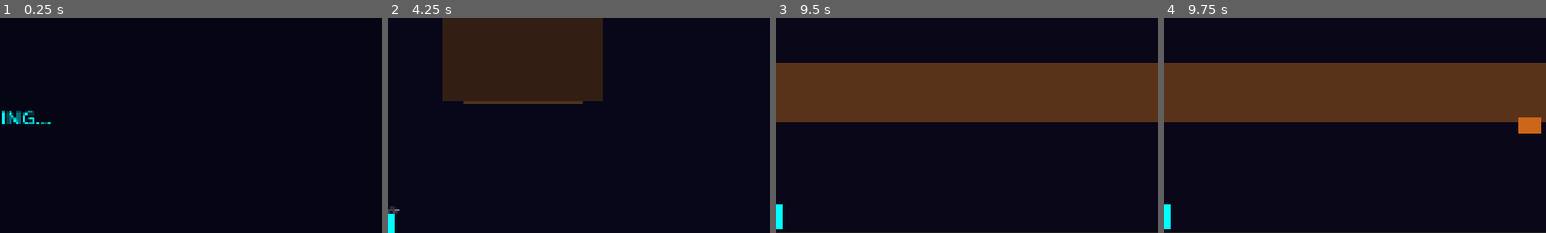
Above: before the commit, frames 1-4 (left to right).
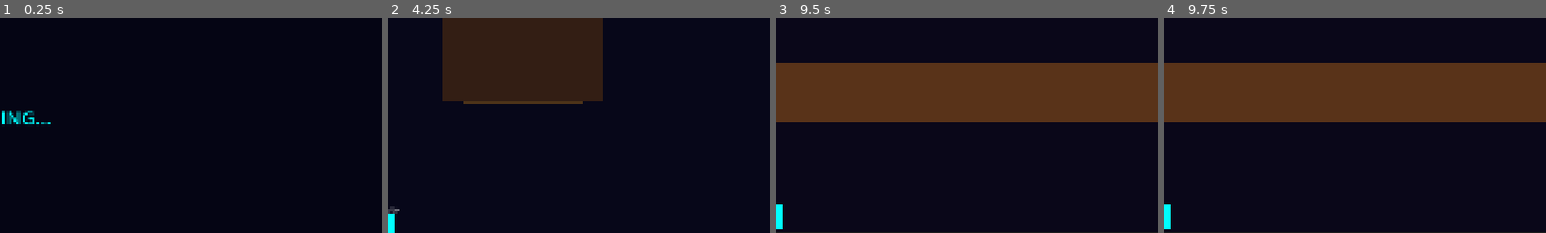
Above: after the commit, the same moments.

Repository: ravvikiran/AlleyCatGame
Game: Godot game, scene res://scenes/main.tscn
The game is run twice, just before and just after one commit, with the same random seed, the same clock (stepped at 60 frames per second) and the same inputs.
Inputs (mouse positions are % of the whole screen's width and height, from its top left):
- Up to frame 1 (0.25 s): no input
- Up to frame 2 (4.25 s): tap Enter at 0.5 s; move the mouse to (72, 45) at 0.52 s; click (72, 45) at 0.67 s; click (50, 41) at 1.27 s; type "Alex" at 1.35 s; click (50, 51) at 1.5 s; type "12" at 1.58 s; click "START PLAYING" at 2 s; click "START PLAYING" at 2.75 s; click "Skip (Play as Guest)" at 3.5 s
- Up to frame 3 (9.5 s): click "SKIP TUTORIAL →" at 4.25 s; tap Space at 5, 6.5, 8.75 s; drag from (30, 55) to (13, 6) at 5.02 s; tap Enter at 5.75, 7.25 s; move the mouse to (60, 28) at 5.77 s; click (60, 28) at 5.92 s; drag from (45, 70) to (28, 6) at 6.52 s; move the mouse to (80, 65) at 7.27 s; click (80, 65) at 7.42 s; drag from (20, 35) to (42, 6) at 8.02 s; move the mouse to (55, 50) at 8.77 s; click (55, 50) at 8.92 s
- Up to frame 4 (9.75 s): drag from (35, 25) to (57, 6) at 9.52 s
The pictures show only the part of the screen within x 50-100%, y 27-77%; the shares and areas given below are measured in that part.

Frames 1-3 are identical in both runs. In frame 4, 0.5% of the frame differs, in the area x 92-99%, y 46-54%.
Error after the commit: Parse Error: Cannot return value of type "ColorRect" because the function return type is "Node2D". (res://scripts/autoloads/visual_factory.gd:58)

Commit message:
feat(assets): Add asset naming convention and establish procedural visual factory
- Add ASSET_NAMING.md with comprehensive asset organization guide for sprites, audio, and VFX
- Create directory structure with .gdkeep files for assets/sprites/characters, entities, tilesets, and vfx
- Add visual_factory.gd and procedural visual generators (bird, broom, cat, dog, mouse, spider) for fallback asset rendering
- Add asset_loader.gd autoload for centralized asset management and loading
- Generate .uid files for all scripts and autoload singletons to ensure proper resource referencing
- Update hazard_spawner.gd and minigame_room_base.gd to integrate with asset system
- Update audio_manager.gd and difficulty_manager.gd with proper UID registration
- Enables seamless asset drop-in without code modifications while maintaining procedural rendering fallbacks

Diff:
--- a/project.godot
+++ b/project.godot
@@ -25,6 +25,8 @@
 [autoload]
 
 SaveManager="*res://scripts/autoloads/save_manager.gd"
+AssetLoader="*res://scripts/autoloads/asset_loader.gd"
+VisualFactory="*res://scripts/autoloads/visual_factory.gd"
 PlaceholderAssets="*res://scripts/autoloads/placeholder_assets.gd"
 GameManager="*res://scripts/autoloads/game_manager.gd"
 DifficultyManager="*res://scripts/autoloads/difficulty_manager.gd"
--- a/scripts/alleyway/hazard_spawner.gd
+++ b/scripts/alleyway/hazard_spawner.gd
@@ -36,11 +36,8 @@
 	var dog := CharacterBody2D.new()
 	dog.name = "Dog"
 
-	# Visual placeholder
-	var visual := ColorRect.new()
-	visual.color = Color(0.8, 0.4, 0.1, 1)
-	visual.size = Vector2(60, 40)
-	visual.position = Vector2(-30, -20)
+	# Visual from VisualFactory (loads real sprite or draws procedural dog)
+	var visual: Node2D = VisualFactory.create_entity_visual("dog", Color(0.8, 0.4, 0.1), Vector2(60, 40))
 	dog.add_child(visual)
 
 	var collision := CollisionShape2D.new()
--- /dev/null
+++ b/scripts/autoloads/asset_loader.gd
@@ -0,0 +1,157 @@
+extends Node
+## AssetLoader - Plug-and-play asset loading system (Autoload Singleton).
+## Loads real assets from res://assets/ folders when available.
+## Falls back gracefully to null (callers use procedural placeholders).
+## Caches all loaded resources to avoid reloading.
+
+var _cache: Dictionary = {}
+var _missing_logged: Dictionary = {}  # Track which missing assets we've already warned about
+
+
+# --- Sprite / Texture Loading ---
+
+func load_texture(relative_path: String) -> Texture2D:
+	## Load a texture from res://assets/{relative_path}
+	## Returns null if not found (caller should fall back to placeholder).
+	var full_path := "res://assets/" + relative_path
+	return _load_resource(full_path) as Texture2D
+
+
+func load_sprite_frames(relative_path: String) -> SpriteFrames:
+	## Load a SpriteFrames resource (.tres) from res://assets/{relative_path}
+	var full_path := "res://assets/" + relative_path
+	return _load_resource(full_path) as SpriteFrames
+
+
+# --- Scene Loading (for complex objects with multiple nodes) ---
+
+func load_scene(relative_path: String) -> PackedScene:
+	## Load a scene (.tscn) from res://assets/{relative_path}
+	var full_path := "res://assets/" + relative_path
+	return _load_resource(full_path) as PackedScene
+
+
+# --- Audio Loading ---
+
+func load_audio(relative_path: String) -> AudioStream:
+	## Load an audio stream (.ogg or .wav) from res://assets/{relative_path}
+	var full_path := "res://assets/" + relative_path
+	return _load_resource(full_path) as AudioStream
+
+
+func load_music(track_name: String) -> AudioStream:
+	## Shortcut: Load from assets/audio/music/{track_name}.ogg
+	return load_audio("audio/music/%s.ogg" % track_name)
+
+
+func load_sfx(sound_name: String) -> AudioStream:
+	## Shortcut: Load from assets/audio/sfx/{sound_name}.ogg
+	## Falls back to .wav if .ogg not found.
+	var stream := load_audio("audio/sfx/%s.ogg" % sound_name)
+	if stream == null:
+		stream = load_audio("audio/sfx/%s.wav" % sound_name)
+	return stream
+
+
+# --- Character Sprite Loading ---
+
+func load_character_texture(character_id: String, state: String = "idle") -> Texture2D:
+	## Load character sprite: assets/sprites/characters/{character_id}_{state}.png
+	var path := "sprites/characters/%s_%s.png" % [character_id.to_lower(), state.to_lower()]
+	return load_texture(path)
+
+
+func load_character_spriteframes(character_id: String) -> SpriteFrames:
+	## Load full animation set: assets/sprites/characters/{character_id}.tres
+	var path := "sprites/characters/%s.tres" % character_id.to_lower()
+	return load_sprite_frames(path)
+
+
+# --- Entity Sprite Loading ---
+
+func load_entity_texture(entity_id: String) -> Texture2D:
+	## Load entity sprite: assets/sprites/entities/{entity_id}.png
+	var path := "sprites/entities/%s.png" % entity_id.to_lower()
+	return load_texture(path)
+
+
+# --- Environment Loading ---
+
+func load_environment_texture(env_name: String) -> Texture2D:
+	## Load environment art: assets/sprites/environments/{env_name}.png
+	var path := "sprites/environments/%s.png" % env_name.to_lower()
+	return load_texture(path)
+
+
+func load_tileset(tileset_name: String) -> TileSet:
+	## Load a tileset: assets/tilesets/{tileset_name}.tres
+	var full_path := "res://assets/tilesets/%s.tres" % tileset_name.to_lower()
+	return _load_resource(full_path) as TileSet
+
+
+# --- UI Loading ---
+
+func load_ui_texture(element_name: String) -> Texture2D:
+	## Load UI element: assets/sprites/ui/{element_name}.png
+	var path := "sprites/ui/%s.png" % element_name.to_lower()
+	return load_texture(path)
+
+
+# --- VFX Loading ---
+
+func load_vfx(effect_name: String) -> PackedScene:
+	## Load VFX scene: assets/vfx/{effect_name}.tscn
+	var path := "vfx/%s.tscn" % effect_name.to_lower()
+	return load_scene(path)
+
+
+# --- Utility ---
+
+func preload_folder(folder_path: String) -> void:
+	## Preload all resources in a folder into the cache.
+	var full_path := "res://assets/" + folder_path
+	var dir := DirAccess.open(full_path)
+	if dir == null:
+		return
+	dir.list_dir_begin()
+	var file_name := dir.get_next()
+	while file_name != "":
+		if not dir.current_is_dir() and not file_name.ends_with(".import"):
+			var resource_path := full_path + "/" + file_name
+			_load_resource(resource_path)
+		file_name = dir.get_next()
+	dir.list_dir_end()
+
+
+func clear_cache() -> void:
+	## Clear the resource cache (useful when hot-reloading assets during development).
+	_cache.clear()
+	_missing_logged.clear()
+
+
+func is_asset_available(relative_path: String) -> bool:
+	## Check if an asset exists without loading it.
+	var full_path := "res://assets/" + relative_path
+	return ResourceLoader.exists(full_path)
+
+
+# --- Internal ---
+
+func _load_resource(full_path: String) -> Resource:
+	# Check cache first
+	if _cache.has(full_path):
+		return _cache[full_path]
+
+	# Check if file exists
+	if not ResourceLoader.exists(full_path):
+		if not _missing_logged.has(full_path):
+			_missing_logged[full_path] = true
+			if OS.is_debug_build():
+				push_warning("AssetLoader: Asset not found: %s — using placeholder" % full_path)
+		return null
+
+	# Load and cache
+	var resource: Resource = load(full_path)
+	if resource:
+		_cache[full_path] = resource
+	return resource
--- a/scripts/autoloads/audio_manager.gd
+++ b/scripts/autoloads/audio_manager.gd
@@ -61,11 +61,17 @@
 		push_warning("AudioManager: Unknown SFX clip '%s'" % clip_name)
 		return
 
-	var path: String = SFX_CLIPS[clip_name]
-	var stream: AudioStream = load(path) if ResourceLoader.exists(path) else null
+	# Try loading from AssetLoader first (real assets)
+	var stream: AudioStream = AssetLoader.load_sfx(clip_name)
+
+	# Fall back to built-in path
 	if stream == null:
-		# Silently skip missing audio files (placeholder phase)
-		return
+		var path: String = SFX_CLIPS[clip_name]
+		if ResourceLoader.exists(path):
+			stream = load(path)
+
+	if stream == null:
+		return  # Silent fallback — no audio available
 
 	var player: AudioStreamPlayer = _sfx_pool[_sfx_pool_index]
 	_sfx_pool_index = (_sfx_pool_index + 1) % SFX_POOL_SIZE
@@ -78,14 +84,16 @@
 	if track_key == _current_music_key:
 		return
 
-	if not MUSIC_TRACKS.has(track_key):
-		push_warning("AudioManager: Unknown music track '%s'" % track_key)
-		return
+	# Try loading from AssetLoader first (real assets)
+	var stream: AudioStream = AssetLoader.load_music(track_key)
 
-	var path: String = MUSIC_TRACKS[track_key]
-	var stream: AudioStream = load(path) if ResourceLoader.exists(path) else null
+	# Fall back to built-in path
+	if stream == null and MUSIC_TRACKS.has(track_key):
+		var path: String = MUSIC_TRACKS[track_key]
+		if ResourceLoader.exists(path):
+			stream = load(path)
+
 	if stream == null:
-		# Silently skip missing music files (placeholder phase)
 		stop_music()
 		return
 
--- a/scripts/autoloads/difficulty_manager.gd
+++ b/scripts/autoloads/difficulty_manager.gd
@@ -37,7 +37,8 @@
 
 func advance_tier() -> void:
 	if current_tier < DifficultyTier.ALLEY_CAT:
-		current_tier = (current_tier + 1) as DifficultyTier
+		@warning_ignore("int_as_enum_without_cast")
+		current_tier = current_tier + 1
 		difficulty_changed.emit(current_tier)
 
 
--- /dev/null
+++ b/scripts/autoloads/visual_factory.gd
@@ -0,0 +1,114 @@
+extends Node
+## VisualFactory - Creates visual nodes for game entities.
+## Uses AssetLoader to load real sprites when available.
+## Falls back to procedural colored shapes (the current blocks) when no assets exist.
+
+# --- Character Visuals ---
+
+func create_freddy_visual() -> Node2D:
+	## Create Freddy's visual. Uses real sprite if available, otherwise procedural cat shape.
+	var sprite_frames := AssetLoader.load_character_spriteframes("freddy")
+	if sprite_frames:
+		var sprite := AnimatedSprite2D.new()
+		sprite.sprite_frames = sprite_frames
+		sprite.play("idle")
+		return sprite
+
+	# Try single texture
+	var texture := AssetLoader.load_character_texture("freddy", "idle")
+	if texture:
+		var sprite := Sprite2D.new()
+		sprite.texture = texture
+		return sprite
+
+	# Procedural placeholder: cat-shaped
+	return _create_procedural_cat(Color(0, 1, 1, 1), Vector2(40, 60))
+
+
+func create_entity_visual(entity_id: String, fallback_color: Color, fallback_size: Vector2) -> Node2D:
+	## Generic entity visual loader. Works for dog, spider, mouse, eel, bird, etc.
+	var texture := AssetLoader.load_entity_texture(entity_id)
+	if texture:
+		var sprite := Sprite2D.new()
+		sprite.texture = texture
+		return sprite
+
+	# Try scene
+	var scene := AssetLoader.load_scene("sprites/entities/%s.tscn" % entity_id.to_lower())
+	if scene:
+		return scene.instantiate()
+
+	# Procedural fallback
+	return _create_procedural_entity(entity_id, fallback_color, fallback_size)
+
+
+func create_environment_visual(env_name: String, fallback_color: Color, fallback_size: Vector2) -> Node2D:
+	## Environment piece (window, fence, building, etc.)
+	var texture := AssetLoader.load_environment_texture(env_name)
+	if texture:
+		var sprite := Sprite2D.new()
+		sprite.texture = texture
+		return sprite
+
+	# Procedural fallback
+	var rect := ColorRect.new()
+	rect.color = fallback_color
+	rect.size = fallback_size
+	rect.position = -fallback_size / 2.0
+	return rect
+
+
+func create_ui_visual(element_name: String, fallback_color: Color, fallback_size: Vector2) -> Control:
+	## UI element (button, joystick base, etc.)
+	var texture := AssetLoader.load_ui_texture(element_name)
+	if texture:
+		var tex_rect := TextureRect.new()
+		tex_rect.texture = texture
+		tex_rect.custom_minimum_size = fallback_size
+		return tex_rect
+
+	# Procedural fallback
+	var rect := ColorRect.new()
+	rect.color = fallback_color
+	rect.custom_minimum_size = fallback_size
+	rect.size = fallback_size
+	return rect
+
+
+# --- Procedural Placeholder Generators ---
+
+func _create_procedural_cat(color: Color, size: Vector2) -> Node2D:
+	## Creates a recognizable cat shape using drawing.
+	var container := Node2D.new()
+	container.set_script(load("res://scripts/visuals/procedural_cat.gd"))
+	container.set_meta("color", color)
+	container.set_meta("size", size)
+	return container
+
+
+func _create_procedural_entity(entity_id: String, color: Color, size: Vector2) -> Node2D:
+	## Creates a shaped placeholder based on entity type.
+	var container := Node2D.new()
+
+	match entity_id.to_lower():
+		"dog", "running_dog":
+			container.set_script(load("res://scripts/visuals/procedural_dog.gd"))
+		"spider":
+			container.set_script(load("res://scripts/visuals/procedural_spider.gd"))
+		"mouse":
+			container.set_script(load("res://scripts/visuals/procedural_mouse.gd"))
+		"bird":
+			container.set_script(load("res://scripts/visuals/procedural_bird.gd"))
+		"broom", "magic_broom":
+			container.set_script(load("res://scripts/visuals/procedural_broom.gd"))
+		_:
+			# Generic colored rectangle with border
+			var rect := ColorRect.new()
+			rect.color = color
+			rect.size = size
+			rect.position = -size / 2.0
+			container.add_child(rect)
+
+	container.set_meta("color", color)
+	container.set_meta("size", size)
+	return container
--- a/scripts/player/freddy.gd
+++ b/scripts/player/freddy.gd
@@ -46,6 +46,8 @@
 
 func _ready() -> void:
 	add_to_group("player")
+	# Replace ColorRect placeholder with proper visual if available
+	_upgrade_visual()
 
 
 func _find_visual() -> Node:
@@ -54,6 +56,18 @@
 		if child is ColorRect or child is Sprite2D or child is AnimatedSprite2D:
 			return child
 	return null
+
+
+func _upgrade_visual() -> void:
+	## Replace the placeholder ColorRect with a proper visual from VisualFactory.
+	var new_visual: Node2D = VisualFactory.create_freddy_visual()
+	if new_visual:
+		# Remove old ColorRect placeholder
+		var old_visual := _find_visual()
+		if old_visual and old_visual is ColorRect:
+			old_visual.queue_free()
+		add_child(new_visual)
+		_sprite = new_visual
 
 
 func _physics_process(delta: float) -> void:
--- a/scripts/rooms/minigame_room_base.gd
+++ b/scripts/rooms/minigame_room_base.gd
@@ -108,11 +108,8 @@
 	broom.set_meta("speed", 180.0 * DifficultyManager.get_param("broom_speed"))
 	broom.set_meta("push_force", Vector2(400, -200))
 
-	# Visual
-	var visual := ColorRect.new()
-	visual.color = Color(0.6, 0.4, 0.2, 1)
-	visual.size = Vector2(20, 70)
-	visual.position = Vector2(-10, -35)
+	# Visual from VisualFactory
+	var visual: Node2D = VisualFactory.create_entity_visual("magic_broom", Color(0.6, 0.4, 0.2), Vector2(20, 70))
 	broom.add_child(visual)
 
 	var collision := CollisionShape2D.new()
@@ -186,11 +183,8 @@
 	var dog := CharacterBody2D.new()
 	dog.name = "RunningDog"
 
-	# Visual
-	var visual := ColorRect.new()
-	visual.color = Color(0.8, 0.4, 0.1, 1)
-	visual.size = Vector2(50, 30)
-	visual.position = Vector2(-25, -15)
+	# Visual from VisualFactory
+	var visual: Node2D = VisualFactory.create_entity_visual("running_dog", Color(0.8, 0.4, 0.1), Vector2(50, 30))
 	dog.add_child(visual)
 
 	var collision := CollisionShape2D.new()
--- /dev/null
+++ b/scripts/visuals/procedural_bird.gd
@@ -0,0 +1,41 @@
+extends Node2D
+## Draws a bird in flight.
+
+var color: Color = Color(0, 1, 0, 1)
+
+
+func _ready() -> void:
+	if has_meta("color"):
+		color = get_meta("color")
+
+
+func _draw() -> void:
+	# Body
+	draw_circle(Vector2(0, 0), 8, color)
+
+	# Head
+	draw_circle(Vector2(-10, -4), 5, color.lightened(0.1))
+
+	# Beak
+	draw_polygon(PackedVector2Array([
+		Vector2(-14, -4),
+		Vector2(-20, -3),
+		Vector2(-14, -2),
+	]), PackedColorArray([Color.ORANGE, Color.ORANGE, Color.ORANGE]))
+
+	# Eye
+	draw_circle(Vector2(-11, -5), 1.5, Color.BLACK)
+
+	# Wings (triangles)
+	draw_polygon(PackedVector2Array([
+		Vector2(-4, -2),
+		Vector2(4, -16),
+		Vector2(8, -2),
+	]), PackedColorArray([color.darkened(0.2), color.darkened(0.2), color.darkened(0.2)]))
+
+	# Tail feathers
+	draw_polygon(PackedVector2Array([
+		Vector2(8, -2),
+		Vector2(16, -6),
+		Vector2(14, 2),
+	]), PackedColorArray([color.darkened(0.1), color.darkened(0.1), color.darkened(0.1)]))
--- /dev/null
+++ b/scripts/visuals/procedural_broom.gd
@@ -0,0 +1,31 @@
+extends Node2D
+## Draws a broom shape.
+
+var color: Color = Color(0.6, 0.4, 0.2, 1)
+
+
+func _ready() -> void:
+	if has_meta("color"):
+		color = get_meta("color")
+
+
+func _draw() -> void:
+	# Handle (long thin rect)
+	draw_rect(Rect2(-3, -50, 6, 60), color)
+
+	# Bristles (triangle shape at bottom)
+	draw_polygon(PackedVector2Array([
+		Vector2(-12, 10),
+		Vector2(12, 10),
+		Vector2(8, 30),
+		Vector2(-8, 30),
+	]), PackedColorArray([
+		Color(0.8, 0.7, 0.3),
+		Color(0.8, 0.7, 0.3),
+		Color(0.6, 0.5, 0.2),
+		Color(0.6, 0.5, 0.2),
+	]))
+
+	# Bristle lines
+	for i in range(-8, 9, 4):
+		draw_line(Vector2(i, 10), Vector2(i * 0.7, 28), Color(0.5, 0.4, 0.1), 1.0)
--- /dev/null
+++ b/scripts/visuals/procedural_cat.gd
@@ -0,0 +1,84 @@
+extends Node2D
+## Draws a recognizable cat silhouette using Godot's _draw() method.
+## Much better than a flat rectangle!
+
+var color: Color = Color(0, 1, 1, 1)
+var body_width: float = 30.0
+var body_height: float = 40.0
+
+
+func _ready() -> void:
+	if has_meta("color"):
+		color = get_meta("color")
+	if has_meta("size"):
+		var s: Vector2 = get_meta("size")
+		body_width = s.x * 0.7
+		body_height = s.y * 0.6
+
+
+func _draw() -> void:
+	var dark := color.darkened(0.3)
+	var light := color.lightened(0.2)
+
+	# Body (oval)
+	var body_rect := Rect2(-body_width / 2, -body_height * 0.2, body_width, body_height)
+	draw_rect(body_rect, color)
+
+	# Head (circle)
+	var head_radius := body_width * 0.45
+	var head_center := Vector2(0, -body_height * 0.45)
+	draw_circle(head_center, head_radius, color)
+
+	# Ears (triangles)
+	var ear_size := head_radius * 0.6
+	# Left ear
+	draw_polygon(PackedVector2Array([
+		head_center + Vector2(-head_radius * 0.6, -head_radius * 0.3),
+		head_center + Vector2(-head_radius * 0.9, -head_radius * 1.1),
+		head_center + Vector2(-head_radius * 0.1, -head_radius * 0.7),
+	]), PackedColorArray([color, color, color]))
+	# Right ear
+	draw_polygon(PackedVector2Array([
+		head_center + Vector2(head_radius * 0.6, -head_radius * 0.3),
+		head_center + Vector2(head_radius * 0.9, -head_radius * 1.1),
+		head_center + Vector2(head_radius * 0.1, -head_radius * 0.7),
+	]), PackedColorArray([color, color, color]))
+
+	# Inner ears
+	draw_polygon(PackedVector2Array([
+		head_center + Vector2(-head_radius * 0.55, -head_radius * 0.4),
+		head_center + Vector2(-head_radius * 0.75, -head_radius * 0.9),
+		head_center + Vector2(-head_radius * 0.2, -head_radius * 0.6),
+	]), PackedColorArray([dark, dark, dark]))
+	draw_polygon(PackedVector2Array([
+		head_center + Vector2(head_radius * 0.55, -head_radius * 0.4),
+		head_center + Vector2(head_radius * 0.75, -head_radius * 0.9),
+		head_center + Vector2(head_radius * 0.2, -head_radius * 0.6),
+	]), PackedColorArray([dark, dark, dark]))
+
+	# Eyes (white with pupils)
+	var eye_y := head_center.y + head_radius * 0.1
+	draw_circle(Vector2(-head_radius * 0.3, eye_y), head_radius * 0.2, Color.WHITE)
+	draw_circle(Vector2(head_radius * 0.3, eye_y), head_radius * 0.2, Color.WHITE)
+	# Pupils
+	draw_circle(Vector2(-head_radius * 0.25, eye_y), head_radius * 0.1, Color.BLACK)
+	draw_circle(Vector2(head_radius * 0.35, eye_y), head_radius * 0.1, Color.BLACK)
+
+	# Nose (small pink triangle)
+	var nose_y := head_center.y + head_radius * 0.4
+	draw_polygon(PackedVector2Array([
+		Vector2(-3, nose_y - 2),
+		Vector2(3, nose_y - 2),
+		Vector2(0, nose_y + 2),
+	]), PackedColorArray([Color.PINK, Color.PINK, Color.PINK]))
+
+	# Tail (curved line)
+	var tail_start := Vector2(body_width * 0.4, -body_height * 0.1)
+	var tail_mid := Vector2(body_width * 0.7, -body_height * 0.4)
+	var tail_end := Vector2(body_width * 0.5, -body_height * 0.7)
+	draw_line(tail_start, tail_mid, color, 4.0)
+	draw_line(tail_mid, tail_end, color, 3.0)
+
+	# Paws (small ovals at bottom)
+	draw_circle(Vector2(-body_width * 0.25, body_height * 0.75), 5, dark)
+	draw_circle(Vector2(body_width * 0.25, body_height * 0.75), 5, dark)
--- /dev/null
+++ b/scripts/visuals/procedural_dog.gd
@@ -0,0 +1,45 @@
+extends Node2D
+## Draws a recognizable dog shape.
+
+var color: Color = Color(0.8, 0.4, 0.1, 1)
+
+
+func _ready() -> void:
+	if has_meta("color"):
+		color = get_meta("color")
+
+
+func _draw() -> void:
+	var dark := color.darkened(0.3)
+
+	# Body (elongated rectangle)
+	draw_rect(Rect2(-30, -12, 60, 28), color)
+
+	# Head (circle)
+	draw_circle(Vector2(-28, -8), 14, color)
+
+	# Snout
+	draw_rect(Rect2(-44, -6, 12, 10), color.lightened(0.1))
+
+	# Ear (floppy)
+	draw_polygon(PackedVector2Array([
+		Vector2(-22, -20),
+		Vector2(-32, -22),
+		Vector2(-34, -10),
+	]), PackedColorArray([dark, dark, dark]))
+
+	# Eye
+	draw_circle(Vector2(-24, -12), 3, Color.WHITE)
+	draw_circle(Vector2(-23, -12), 1.5, Color.BLACK)
+
+	# Nose
+	draw_circle(Vector2(-43, -2), 3, Color.BLACK)
+
+	# Legs (4 rectangles)
+	draw_rect(Rect2(-20, 14, 6, 12), dark)
+	draw_rect(Rect2(-6, 14, 6, 12), dark)
+	draw_rect(Rect2(10, 14, 6, 12), dark)
+	draw_rect(Rect2(22, 14, 6, 12), dark)
+
+	# Tail (line)
+	draw_line(Vector2(30, -8), Vector2(38, -18), color, 3.0)
--- /dev/null
+++ b/scripts/visuals/procedural_mouse.gd
@@ -0,0 +1,37 @@
+extends Node2D
+## Draws a small mouse shape.
+
+var color: Color = Color(0.6, 0.6, 0.6, 1)
+
+
+func _ready() -> void:
+	if has_meta("color"):
+		color = get_meta("color")
+
+
+func _draw() -> void:
+	var dark := color.darkened(0.3)
+
+	# Body (small oval)
+	draw_rect(Rect2(-10, -5, 20, 12), color)
+
+	# Head
+	draw_circle(Vector2(-10, -2), 6, color.lightened(0.1))
+
+	# Ears (circles)
+	draw_circle(Vector2(-12, -8), 4, Color.PINK)
+	draw_circle(Vector2(-6, -8), 4, Color.PINK)
+
+	# Eye
+	draw_circle(Vector2(-12, -3), 1.5, Color.BLACK)
+
+	# Nose
+	draw_circle(Vector2(-16, -1), 1.5, Color.PINK)
+
+	# Tail (curved line)
+	draw_line(Vector2(10, 0), Vector2(18, -4), dark, 1.5)
+	draw_line(Vector2(18, -4), Vector2(22, 2), dark, 1.5)
+
+	# Whiskers
+	draw_line(Vector2(-14, -1), Vector2(-22, -3), dark, 0.5)
+	draw_line(Vector2(-14, 0), Vector2(-22, 1), dark, 0.5)
--- /dev/null
+++ b/scripts/visuals/procedural_spider.gd
@@ -0,0 +1,33 @@
+extends Node2D
+## Draws a recognizable spider shape.
+
+var color: Color = Color(0.2, 0.2, 0.2, 1)
+
+
+func _ready() -> void:
+	if has_meta("color"):
+		color = get_meta("color")
+
+
+func _draw() -> void:
+	# Body (two circles)
+	draw_circle(Vector2(0, 0), 12, color)
+	draw_circle(Vector2(0, -14), 8, color.lightened(0.1))
+
+	# Eyes (red, menacing)
+	draw_circle(Vector2(-4, -16), 2, Color.RED)
+	draw_circle(Vector2(4, -16), 2, Color.RED)
+
+	# Legs (8 lines)
+	var leg_color := color.lightened(0.2)
+	for i in range(4):
+		var angle_l := -0.8 + i * 0.4
+		var angle_r := 0.8 - i * 0.4
+		var leg_len := 20.0
+		# Left legs
+		draw_line(Vector2(-8, -4 + i * 6), Vector2(-8 - leg_len * cos(angle_l), -4 + i * 6 + leg_len * sin(angle_l)), leg_color, 2.0)
+		# Right legs
+		draw_line(Vector2(8, -4 + i * 6), Vector2(8 + leg_len * cos(angle_r), -4 + i * 6 + leg_len * sin(angle_r)), leg_color, 2.0)
+
+	# Web line going up
+	draw_line(Vector2(0, -22), Vector2(0, -60), Color(0.5, 0.5, 0.5, 0.4), 1.0)
Not shown, added: scripts/alleyway/alleyway_hub.gd.uid
Not shown, added: scripts/alleyway/hazard_spawner.gd.uid
Not shown, added: scripts/alleyway/window_manager.gd.uid
Not shown, added: scripts/autoloads/audio_manager.gd.uid
Not shown, added: scripts/autoloads/difficulty_manager.gd.uid
Not shown, added: scripts/autoloads/game_manager.gd.uid
Not shown, added: scripts/autoloads/leaderboard_manager.gd.uid
Not shown, added: scripts/autoloads/placeholder_assets.gd.uid
Not shown, added: scripts/autoloads/save_manager.gd.uid
Not shown, added: scripts/autoloads/score_manager.gd.uid
Not shown, added: scripts/entities/bird.gd.uid
Not shown, added: scripts/entities/cupid.gd.uid
(and 33 more such lines)
